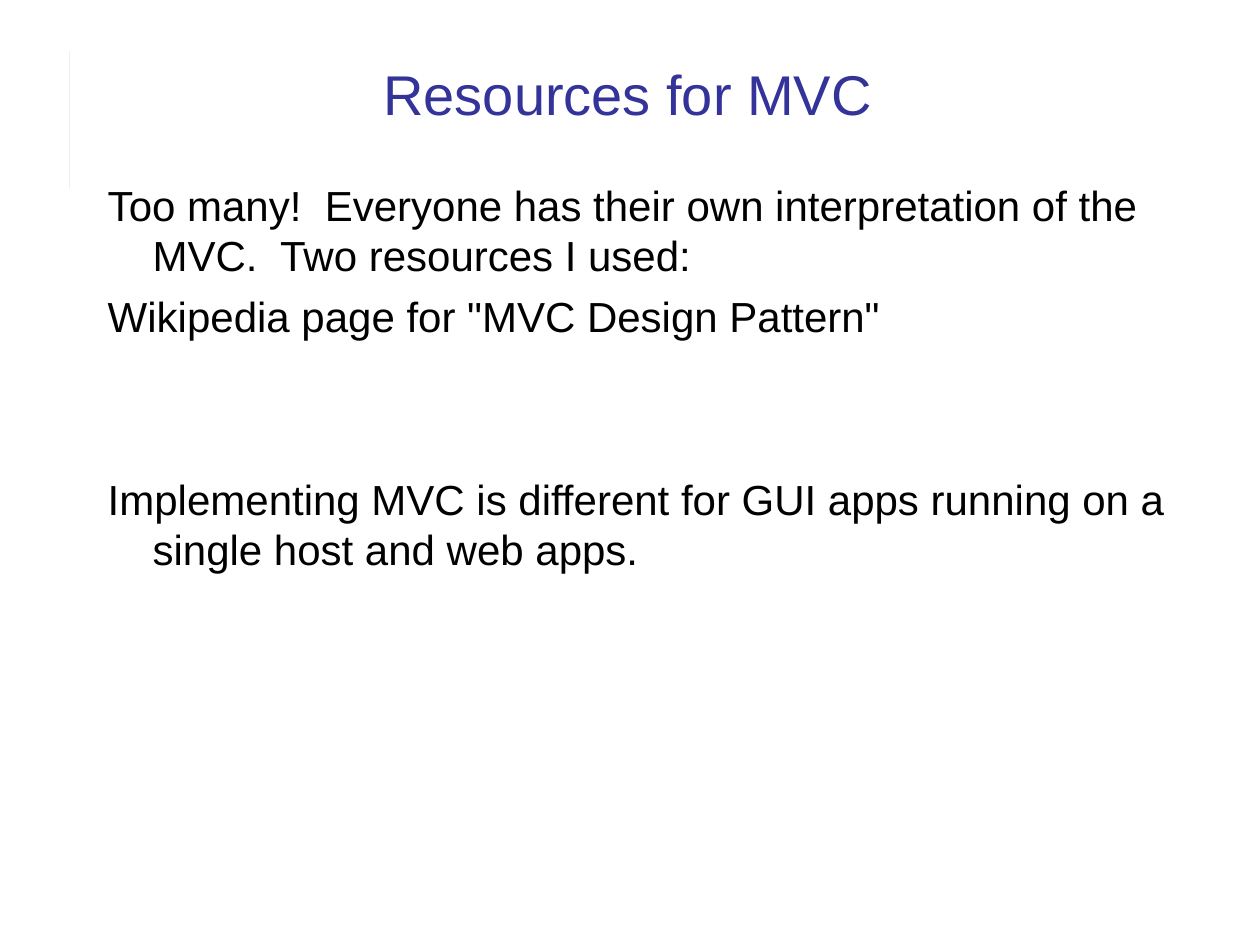
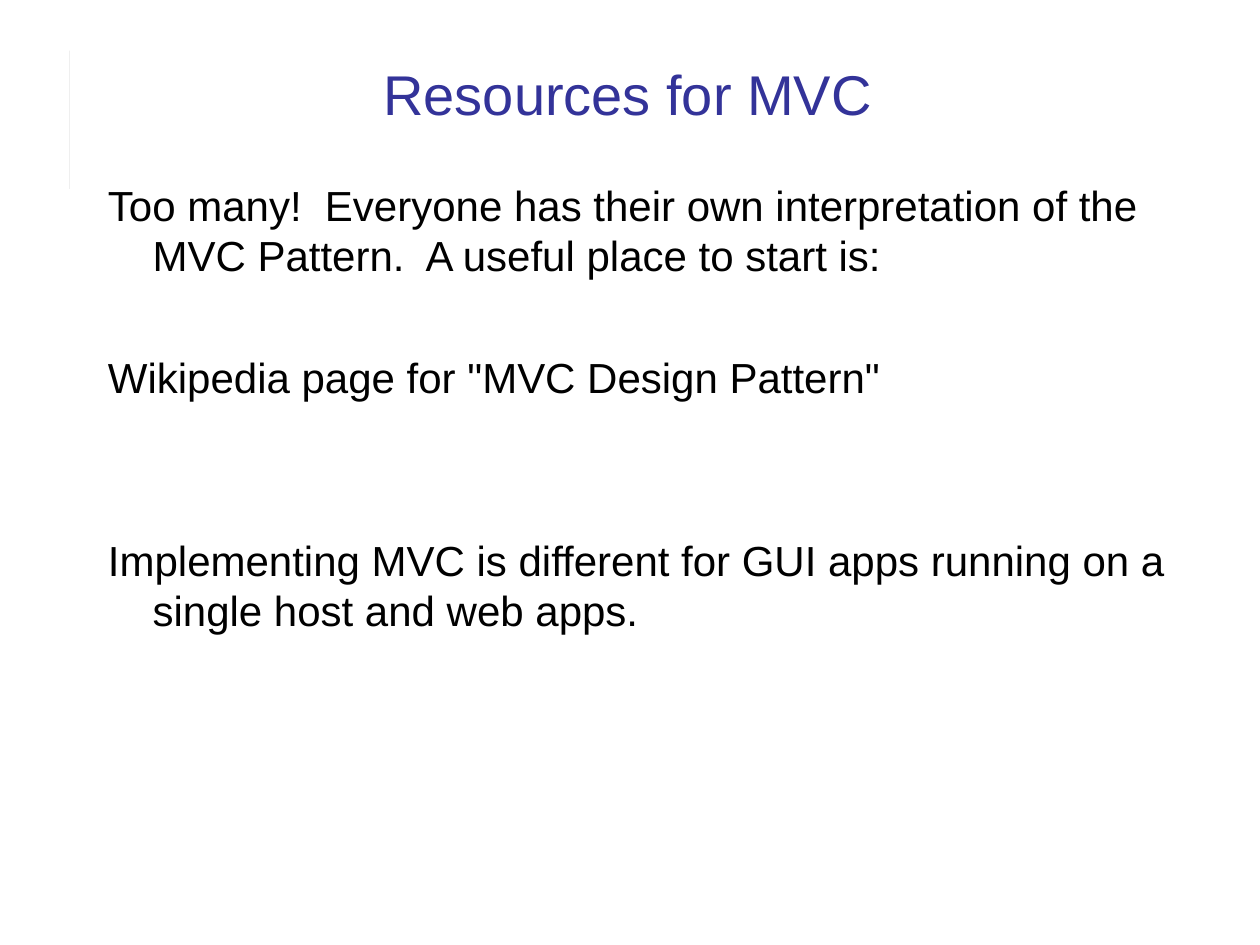
Before and after one commit to cpske/ISP, a slide deck: slide 27 of django/Intro-to-Django.ppt (slide 21 before the commit). Drawn at 1260x945 pixels with LibreOffice and Linux fonts; fonts in the diff are those of the drawing. Boxes give left, top, right and bottom in pixels: in the first picture for what was removed or moved away, otherwise in the second. Text is boxed around its words. In the diff, an @@ line names an element or a change of style, - is before the commit and + after.

```diff
--- a/django/Intro-to-Django.ppt
+++ b/django/Intro-to-Django.ppt
@@ text at (108,190,1137,280): text changed @@
-Too many! Everyone has their own interpretation of the MVC. Two resources I used:
+Too many! Everyone has their own interpretation of the MVC Pattern. A useful place to start is:
@@ text at (108,362,1164,635): indent changed @@
```
Also in this commit, not shown: 18 other slides changed, 6 slides added, 2 other files.
